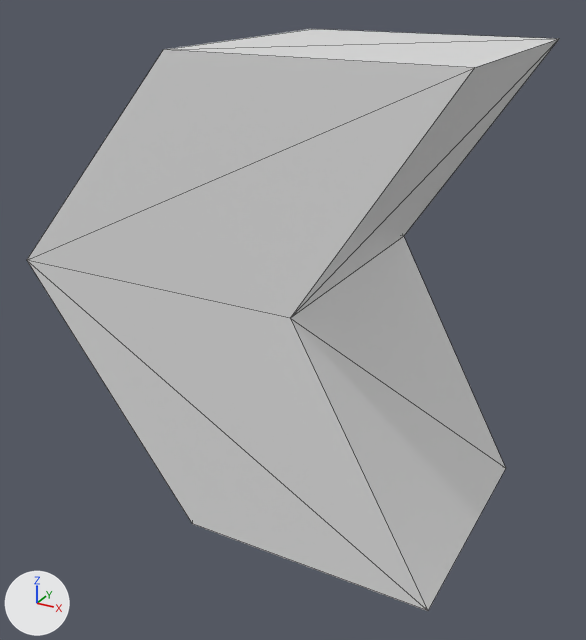
Before and after pictures for a commit that changed the glTF model web/app/themes/ac/resources/images/3d/cubo.glb.
Camera for both pictures: a 50 mm camera at (2.29, -5.3, 3.14) aimed at (-0.63, 0.02, 0.48). Arrows for +X, +Y and +Z are at lower left; the lights stay in place. Mesh edges are drawn as thin lines. Vertices at the same position are counted once.
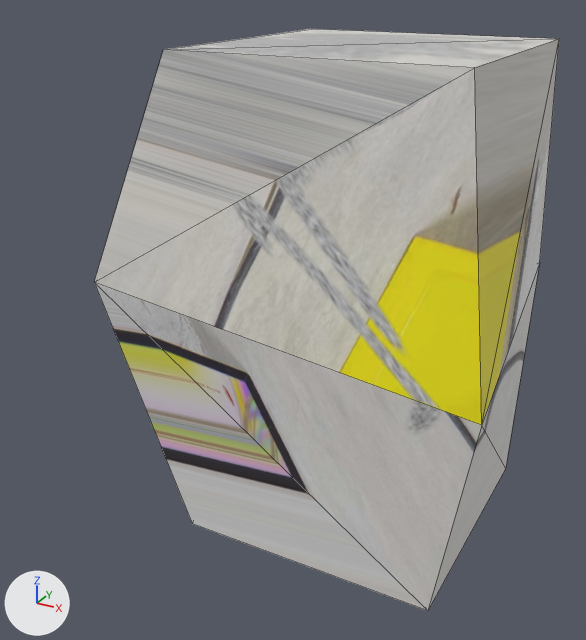
Pixel boxes (x1, y1, x2, y2) of what changed, in the pictures (586 x 640 px; the box of a moved part takes in the faces that stretch with it):
'Cube', recoloured, reshaped, surface changed (white to grey, 13% narrower)
    before: (27, 29, 559, 611)
    after: (94, 29, 559, 611)
part 1 of me_cube, moved or reshaped
    before: (27, 39, 559, 611)
    after: (94, 39, 559, 611)
part 2 of me_cube, surface changed (white to grey)
    both: (164, 29, 557, 67)

Edits to the bpy script that builds the scene:
```text
Add img_2000x1500:
    img_2000x1500 = load_image('2000x1500', '_unpacked/2000x1500', 2000, 1500, 'sRGB')
Add mat_material_001:
    mat_material_001 = principled_material('Material.001')
    mat_material_001.texture = img_2000x1500
Change me_cube:
    used by ob_cube; location = (0.0, 0.0, 0.0)
    remove me_cube.from_pydata(...)  # 12 vertices, 20 faces; spans x -2.47..1.0, y -1.0..1.0, z -1.0..2.64
    remove me_cube.materials.append(mat_material)  # white #e7e7e7
    add me_cube.from_pydata(...)  # 12 vertices, 20 faces; spans x -1.86..1.27, y -1.28..1.7, z -1.0..2.64
    me_cube part 1
    me_cube.vertices[0].co: (-0.09, 1.0, 1.0) -> (0.93, 1.7, 0.72)  # pixel (403, 236) -> pixel (539, 262)
    me_cube.vertices[2].co: (-0.09, -1.0, 1.0) -> (1.27, -1.16, 0.66)  # pixel (290, 318) -> pixel (481, 425)
    me_cube.vertices[4].co: (-2.47, 1.0, 1.0) -> (-1.86, 1.58, 1.14)
    me_cube.vertices[6].co: (-2.47, -1.0, 1.0) -> (-1.51, -1.28, 1.08)  # pixel (26, 260) -> pixel (94, 282)
    me_cube part 2: texture (UV) coordinates of 20 of 20 faces, centred in x -1.98..0.64, y -1.0..1.0, z -1.0..2.64, changed; they spanned u 0.12..0.88, v 0.0..1.0 and now span u 0.01..0.99, v 0.01..0.59
    add me_cube.materials.append(mat_material_001)  # picture img_2000x1500
```
